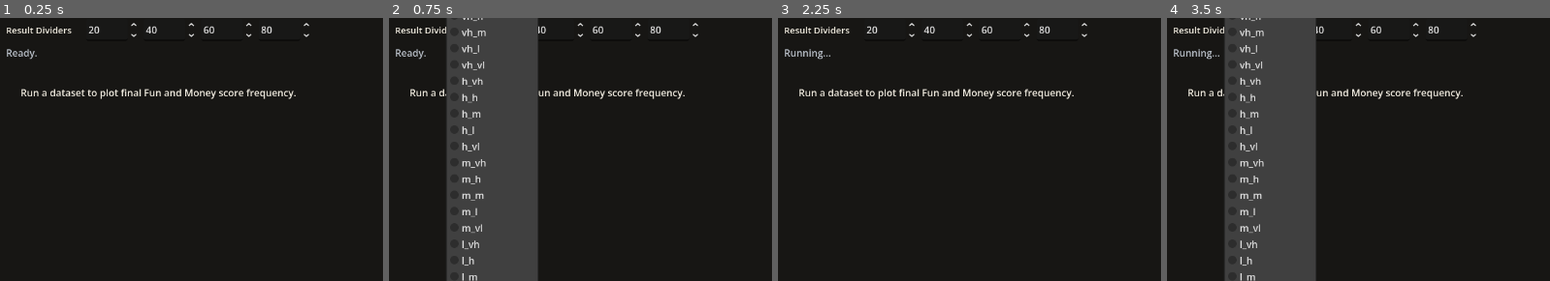
Above: before the commit, frames 1-4 (left to right).
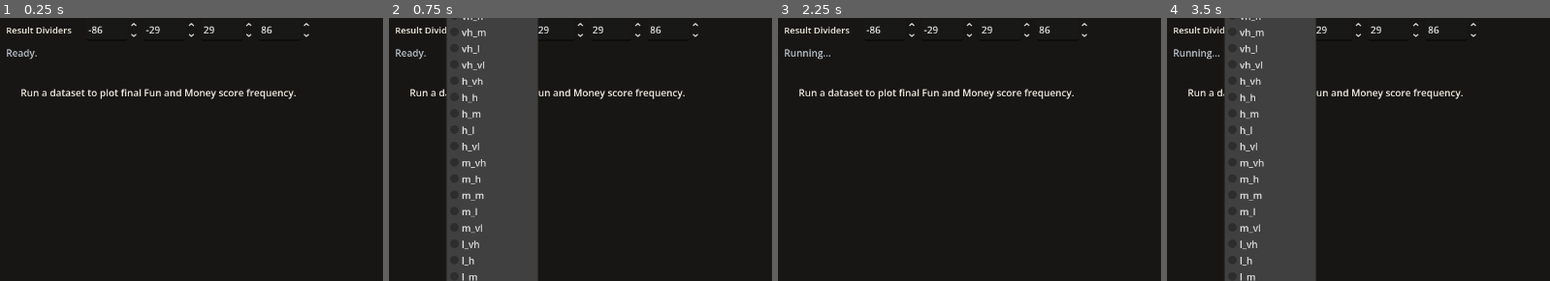
Above: after the commit, the same moments.

Repository: Josephblt/patch-notes
Game: Godot game, scene res://scenes/tools/balance_runner.tscn
Same seed, same stepped clock (60 frames per second), same inputs: the game is played once before the commit and once after it. This scene is started directly instead of the project's main scene.
Inputs:
- Up to frame 1 (0.25 s): no input
- Up to frame 2 (0.75 s): click "vh_vh" at 0.5 s
- Up to frame 3 (2.25 s): click "Random Seed" at 1.25 s; click "Run" at 2 s
- Up to frame 4 (3.5 s): click "vh_vh" at 2.75 s
The pictures show only the part of the screen within x 0-50%, y 19-69%; the shares and areas given below are measured in that part.

The runs differ from the first frame. In frame 1, 0.2% of the frame differs, in the area x 23-72%, y 2-6%; in frame 2, 0.1%; in frame 3, 0.2%; in frame 4, 0.1%.

Commit message:
Use raw score graph dividers

Diff:
--- a/src/scenes/tools/balance_runner.tscn
+++ b/src/scenes/tools/balance_runner.tscn
@@ -138,30 +138,30 @@
 [node name="BandDivider1SpinBox" type="SpinBox" parent="MarginContainer/VBoxContainer/BandRow"]
 custom_minimum_size = Vector2(86, 36)
 layout_mode = 2
-min_value = 1.0
-max_value = 99.0
-value = 20.0
+min_value = -144.0
+max_value = 144.0
+value = -86.0
 
 [node name="BandDivider2SpinBox" type="SpinBox" parent="MarginContainer/VBoxContainer/BandRow"]
 custom_minimum_size = Vector2(86, 36)
 layout_mode = 2
-min_value = 1.0
-max_value = 99.0
-value = 40.0
+min_value = -144.0
+max_value = 144.0
+value = -29.0
 
 [node name="BandDivider3SpinBox" type="SpinBox" parent="MarginContainer/VBoxContainer/BandRow"]
 custom_minimum_size = Vector2(86, 36)
 layout_mode = 2
-min_value = 1.0
-max_value = 99.0
-value = 60.0
+min_value = -144.0
+max_value = 144.0
+value = 29.0
 
 [node name="BandDivider4SpinBox" type="SpinBox" parent="MarginContainer/VBoxContainer/BandRow"]
 custom_minimum_size = Vector2(86, 36)
 layout_mode = 2
-min_value = 1.0
-max_value = 99.0
-value = 80.0
+min_value = -144.0
+max_value = 144.0
+value = 86.0
 
 [node name="SummaryLabel" type="Label" parent="MarginContainer/VBoxContainer" unique_id=1813098771]
 custom_minimum_size = Vector2(1000, 28)
--- a/src/scripts/tools/balance_runner.gd
+++ b/src/scripts/tools/balance_runner.gd
@@ -2,7 +2,6 @@
 
 
 const SCORE_TREE_DIR: String = "res://data/score_trees"
-const SCORE_BANDS_PATH: String = "res://data/scoring/final_score_bands.json"
 const BASELINE_BEHAVIOR: String = "random_count"
 const DEFAULT_GAME_COUNT: int = 200
 const DEFAULT_BEHAVIOR: String = "vh_vh"
@@ -85,7 +84,7 @@
 	seed_spin_box.value = seed
 	random_seed_check_box.button_pressed = random_seed
 	output_path_line_edit.text = output_path
-	_configure_band_divider_controls(_load_score_band_dividers())
+	_configure_band_divider_controls()
 	_on_random_seed_check_box_toggled(random_seed_check_box.button_pressed)
 
 
@@ -510,47 +509,29 @@
 	)
 
 
-func _load_score_band_dividers() -> Array[int]:
-	var file: FileAccess = FileAccess.open(SCORE_BANDS_PATH, FileAccess.READ)
+func _configure_band_divider_controls() -> void:
+	var band_divider_spin_boxes: Array[SpinBox] = _get_band_divider_spin_boxes()
+	var score_axis_bound: int = _calculate_score_axis_bound()
+	var dividers: Array[int] = _get_default_raw_score_dividers(score_axis_bound)
+
+	for divider_index: int in range(band_divider_spin_boxes.size()):
+		var spin_box: SpinBox = band_divider_spin_boxes[divider_index]
+
+		spin_box.min_value = -score_axis_bound
+		spin_box.max_value = score_axis_bound
+		spin_box.value = dividers[divider_index]
+
+
+func _get_default_raw_score_dividers(score_axis_bound: int) -> Array[int]:
 	var dividers: Array[int] = []
 
-	if file == null:
-		push_error("Could not open score bands JSON file: %s" % SCORE_BANDS_PATH)
-		return dividers
-
-	var json: JSON = JSON.new()
-	var parse_result: Error = json.parse(file.get_as_text())
-
-	if parse_result != OK or not json.data is Array:
-		push_error("Could not parse score bands JSON file: %s" % SCORE_BANDS_PATH)
-		return dividers
-
-	var items: Array = json.data as Array
-
-	for item: Variant in items:
-		if not item is Dictionary:
-			continue
-
-		var band: Dictionary = item as Dictionary
-		var min_score: int = int(band.get("min_score", 0))
-
-		if min_score > 0 and min_score < 100 and not dividers.has(min_score):
-			dividers.append(min_score)
-
-	dividers.sort()
+	for divider_index: int in range(1, 5):
+		dividers.append(int(round(
+			float(-score_axis_bound)
+			+ ((float(score_axis_bound * 2) / 5.0) * divider_index)
+		)))
+
 	return dividers
-
-
-func _configure_band_divider_controls(dividers: Array[int]) -> void:
-	var band_divider_spin_boxes: Array[SpinBox] = _get_band_divider_spin_boxes()
-
-	for divider_index: int in range(band_divider_spin_boxes.size()):
-		var divider_value: int = (divider_index + 1) * 20
-
-		if divider_index < dividers.size():
-			divider_value = dividers[divider_index]
-
-		band_divider_spin_boxes[divider_index].value = divider_value
 
 
 func _get_score_band_dividers_from_controls() -> Array[int]:
@@ -559,7 +540,7 @@
 	for band_divider_spin_box: SpinBox in _get_band_divider_spin_boxes():
 		var divider: int = int(band_divider_spin_box.value)
 
-		if divider > 0 and divider < 100 and not dividers.has(divider):
+		if not dividers.has(divider):
 			dividers.append(divider)
 
 	dividers.sort()
--- a/src/scripts/tools/frequency_graph.gd
+++ b/src/scripts/tools/frequency_graph.gd
@@ -118,10 +118,8 @@
 		if band_index % 2 != 0:
 			continue
 
-		var band_start_score: float = _normalized_score_to_raw_score(band_edges[band_index])
-		var band_end_score: float = _normalized_score_to_raw_score(band_edges[band_index + 1])
-		var band_start_x: float = _score_to_x(int(round(band_start_score)), plot_rect)
-		var band_end_x: float = _score_to_x(int(round(band_end_score)), plot_rect)
+		var band_start_x: float = _score_to_x(band_edges[band_index], plot_rect)
+		var band_end_x: float = _score_to_x(band_edges[band_index + 1], plot_rect)
 
 		draw_rect(
 			Rect2(
@@ -132,11 +130,8 @@
 			true
 		)
 
-	for normalized_score: int in score_band_dividers:
-		var divider_x: float = _score_to_x(
-			int(round(_normalized_score_to_raw_score(normalized_score))),
-			plot_rect
-		)
+	for raw_score: int in score_band_dividers:
+		var divider_x: float = _score_to_x(raw_score, plot_rect)
 
 		draw_line(
 			Vector2(divider_x, plot_rect.position.y),
@@ -157,16 +152,13 @@
 	draw_string(font, Vector2(plot_rect.position.x + plot_rect.size.x - 30, baseline_y), str(max_score), HORIZONTAL_ALIGNMENT_LEFT, -1, font_size, TEXT_COLOR)
 	draw_string(font, Vector2(plot_rect.position.x + 180, baseline_y + 16), "Final raw score", HORIZONTAL_ALIGNMENT_LEFT, -1, font_size, TEXT_COLOR)
 
-	for normalized_score: int in score_band_dividers:
-		var divider_x: float = _score_to_x(
-			int(round(_normalized_score_to_raw_score(normalized_score))),
-			plot_rect
-		)
+	for raw_score: int in score_band_dividers:
+		var divider_x: float = _score_to_x(raw_score, plot_rect)
 
 		draw_string(
 			font,
 			Vector2(divider_x - 8.0, baseline_y),
-			str(normalized_score),
+			str(raw_score),
 			HORIZONTAL_ALIGNMENT_LEFT,
 			-1,
 			font_size,
@@ -236,21 +228,14 @@
 	)
 
 
-func _normalized_score_to_raw_score(normalized_score: float) -> float:
-	return float(min_score) + (
-		(normalized_score / 100.0)
-		* float(max_score - min_score)
-	)
-
-
 func _get_score_band_edges() -> Array[int]:
-	var band_edges: Array[int] = [0]
+	var band_edges: Array[int] = [min_score]
 
 	for divider: int in score_band_dividers:
-		if divider > 0 and divider < 100:
+		if divider > min_score and divider < max_score:
 			band_edges.append(divider)
 
-	band_edges.append(100)
+	band_edges.append(max_score)
 	return band_edges
 
 
